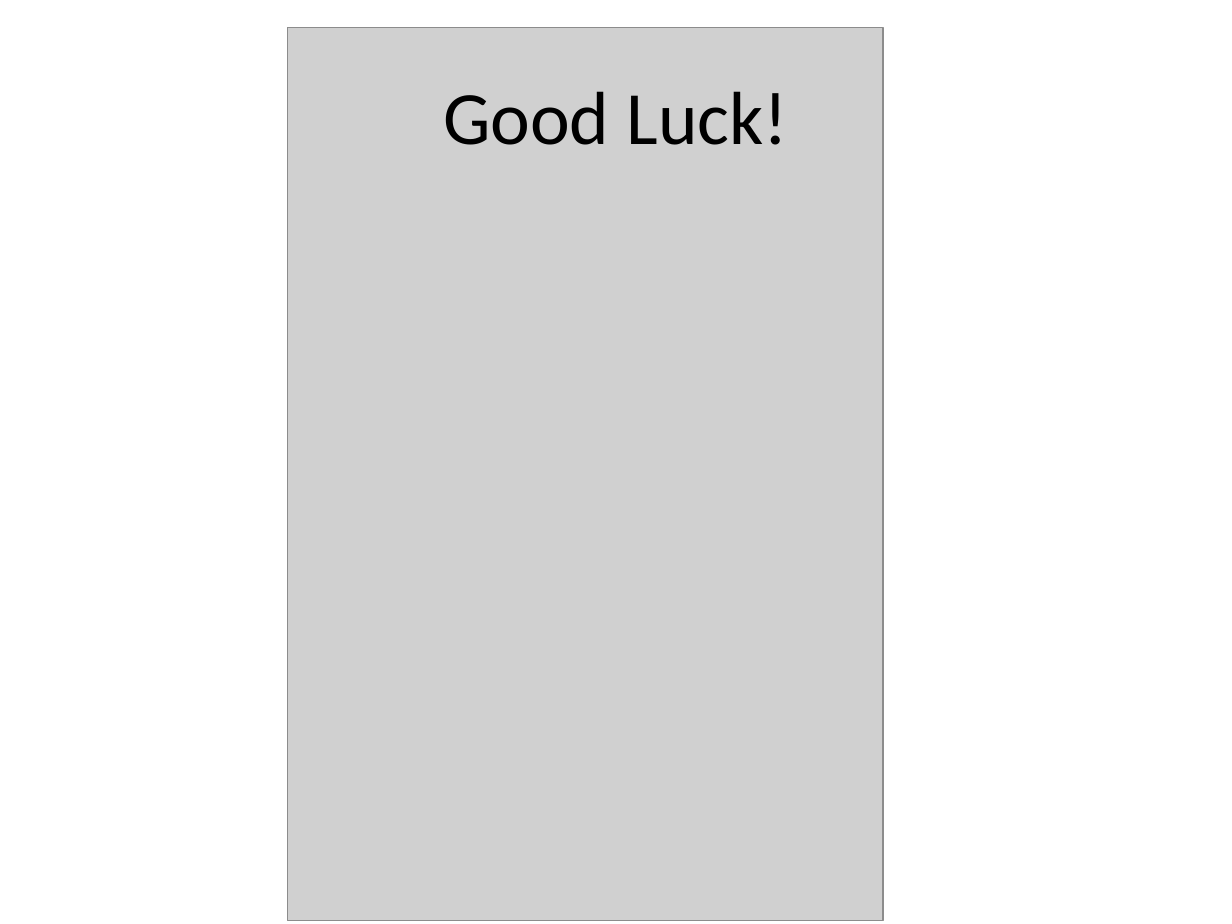
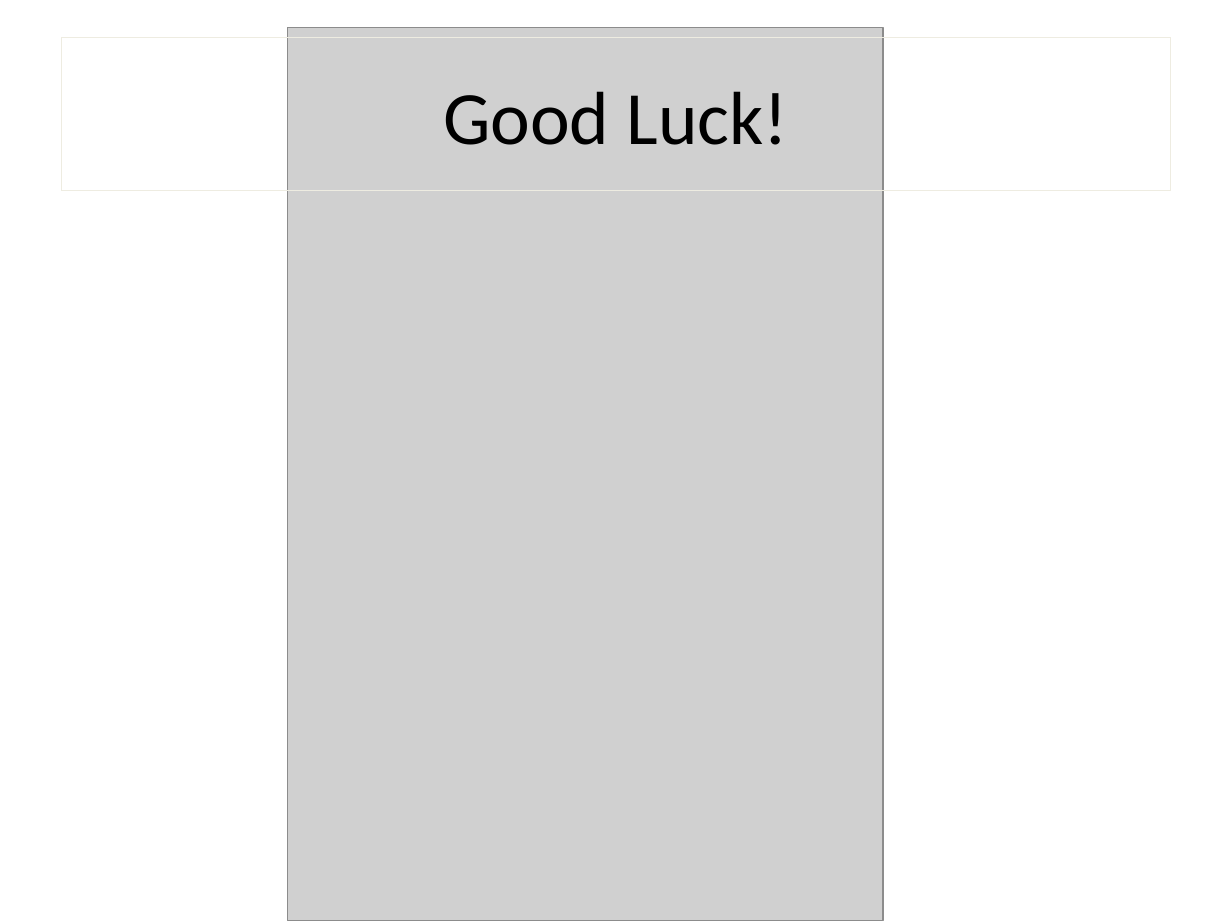
Before and after one commit to Unidata/thredds, a slide deck: slide 8 of docs/web/thredds/tech/tds4.3/tutorial/NcMLvsFeatureCollections.pptx (slide 7 before the commit). Drawn at 1232x924 pixels with LibreOffice and Linux fonts; fonts in the diff are those of the drawing; grey boxes stand for pictures. Boxes give left, top, right and bottom in pixels: in the first picture for what was removed or moved away, otherwise in the second. Text is boxed around its words. In the diff, an @@ line names an element or a change of style, - is before the commit and + after.

```diff
--- a/docs/web/thredds/tech/tds4.3/tutorial/NcMLvsFeatureCollections.pptx
+++ b/docs/web/thredds/tech/tds4.3/tutorial/NcMLvsFeatureCollections.pptx
@@ title "Good Luck!": place and size @@
-title "Good Luck!" at bbox=[443, 91, 788, 145]
+title "Good Luck!" at bbox=[62, 37, 1170, 191]
@@ title "Good Luck!" at bbox=[62, 37, 1170, 191]: outline none to #EEECE1 0.75 pt @@
```
Also in this commit, not shown: 3 other slides changed, 1 slide added, 6 other files.
